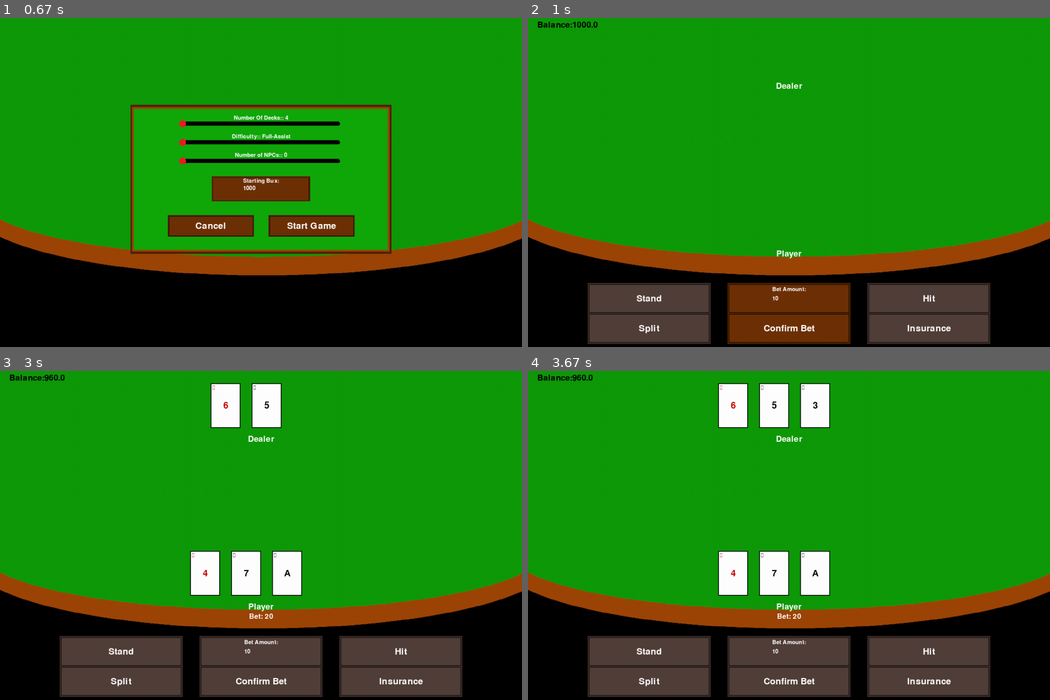
Above: before the commit, frames 1-4 (two rows, left to right).
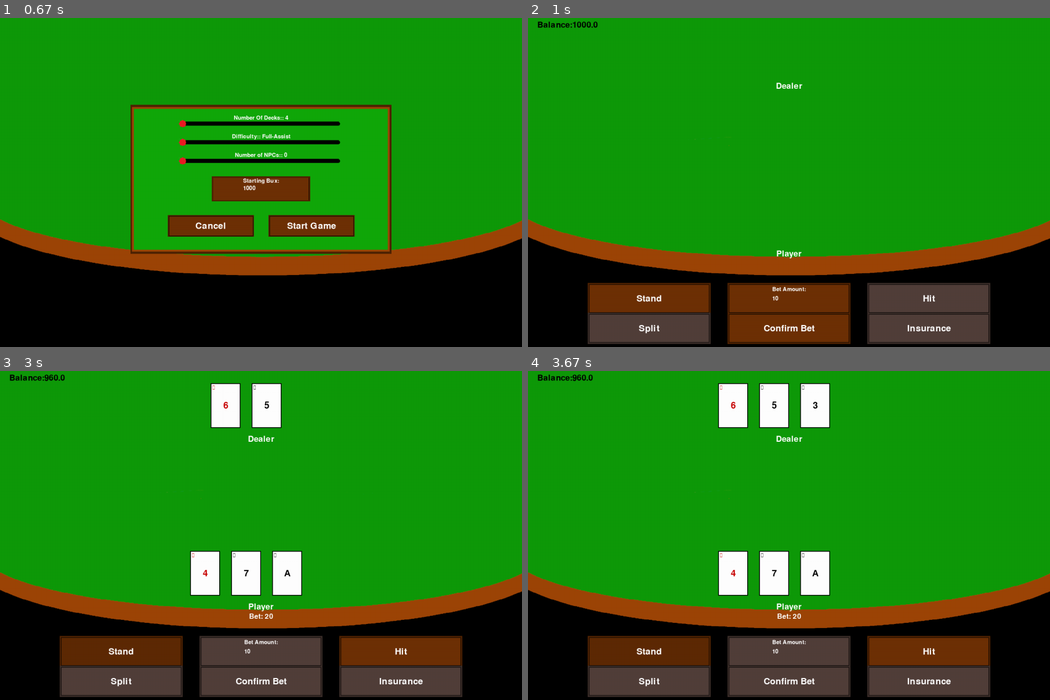
Above: after the commit, the same moments.

Repository: CDonners/None-Exam-Assessment-2026-AQA
Game: pygame game, started from bankrollBust/main.py
The game is run twice, just before and just after one commit, with the same random seed, the same clock (stepped at 60 frames per second) and the same inputs.
Inputs (mouse positions are in pixels of both pictures, inside the frame that each line leads up to):
- Up to frame 1 (0.67 s): press the mouse at (261, 123) at 0.37 s; move the mouse to (266, 202) at 0.47 s; release the mouse at (276, 277) at 0.6 s
- Up to frame 2 (1 s): click "Start Game" at 0.78 s
- Up to frame 3 (3 s): click "Confirm Bet" at 1.08 s; press the mouse at (261, 532) at 1.4 s; move the mouse to (240, 476) at 1.5 s; release the mouse at (219, 423) at 1.63 s; press the mouse at (261, 532) at 1.73 s; move the mouse to (313, 482) at 1.83 s; release the mouse at (365, 433) at 1.97 s; press the mouse at (261, 680) at 2.07 s; move the mouse to (334, 667) at 2.17 s; release the mouse at (407, 653) at 2.3 s; press the mouse at (261, 532) at 2.4 s; move the mouse to (224, 505) at 2.5 s; release the mouse at (193, 479) at 2.63 s; click "Stand" at 2.75 s
- Up to frame 4 (3.67 s): click (616, 463) at 3.58 s

Frame 1 is identical in both runs. In frame 2, 2.0% of the frame differs, in the area x 11-35%, y 80-90%; in frame 3, 4.0%, in the area x 11-89%, y 80-90%; in frame 4, 4.0%.

Commit message:
Cleraning up

Diff:
--- a/bankrollBust/main.py
+++ b/bankrollBust/main.py
@@ -2,12 +2,13 @@
 from pygameUtils.buttonUtils import button, discreteSlider, inputBox
 from gameLogic import playGame
 
-## ! SHORT TERM GOALS !
+# ! SHORT TERM GOALS !
 # TODO Handle deck running out of cards somehow
 # TODO Handle player running out of bustBux
 # TODO Show a text saying player Won/Lost/Push
 # TODO Add insurance - Will just be an if statement and a variable
 # TODO Add split - Will use 2D list, need to add checks for integration
+# TODO Detect natural blackjack not working
 
 # Pygame Setup
 pygame.init() # Initialise Pygame
@@ -114,8 +115,6 @@
             if event.type == pygame.QUIT: # If the user presses the X button, quit game
                 quit()
             # Draw buttons
-            hitButton.updateImage(event)
-            standButton.updateImage(event)
             splitButton.updateImage(event)
             insuranceButton.updateImage(event)
             confirmBetButton.updateImage(event)
@@ -194,25 +193,18 @@
                 # Checking the players have won and paying them
                 if dealer.isStood or game.checkBusted(dealer): # Dealer has either stood or busted
                     if dealer.isStood and not betsGiven: # Once dealer has stood if bets haven't been paid
-                        print("Dealer stood")
                         for hand in list(game.stoodHands.keys()): # Loop through the list of stoof hands
                             stoodPlayer = game.stoodHands[hand]
-                            print("1", stoodPlayer.name)
                             if dealer.handValue == hand:
-                                print("2 draw")
                                 stoodPlayer.bustBux += stoodPlayer.bet
                                 # TODO handle end of round
                             elif dealer.handValue < hand:
                                 stoodPlayer.bustBux += 2*stoodPlayer.bet
-                                print("3 player won")
                                 # TODO handle end of round
-                            else:
-                                print("Player lost")
                             # If player doesn't enter either of these, player has lost
                         betsGiven = True
                     # Dealer has bust so every stood player wins
                     elif dealer.isBusted and not betsGiven:
-                        print("Dealer is bust")
                         for hand in list(game.stoodHands.keys()):
                             stoodPlayer = game.stoodHands[hand]
                             stoodPlayer.bustBux += 2*stoodPlayer.bet
